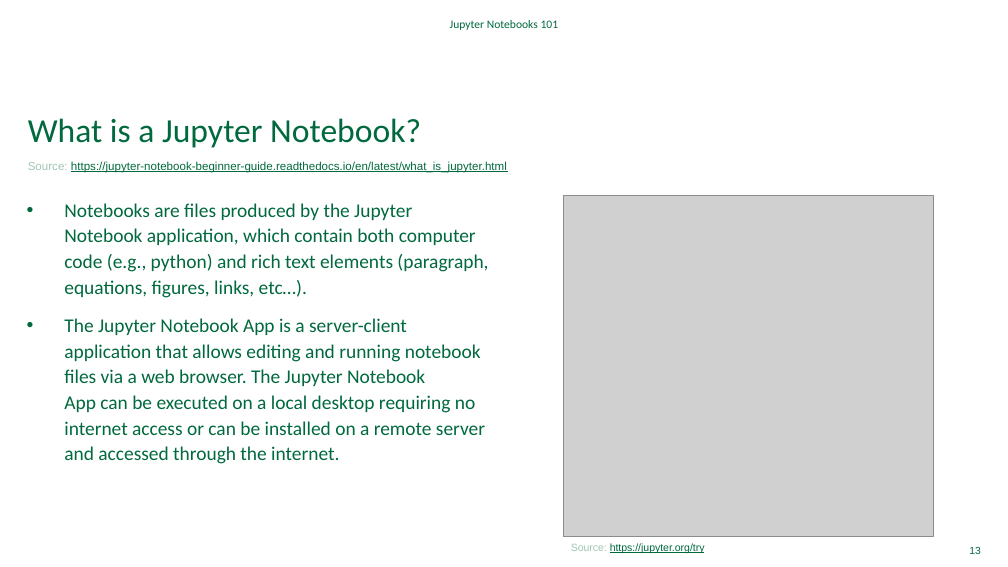
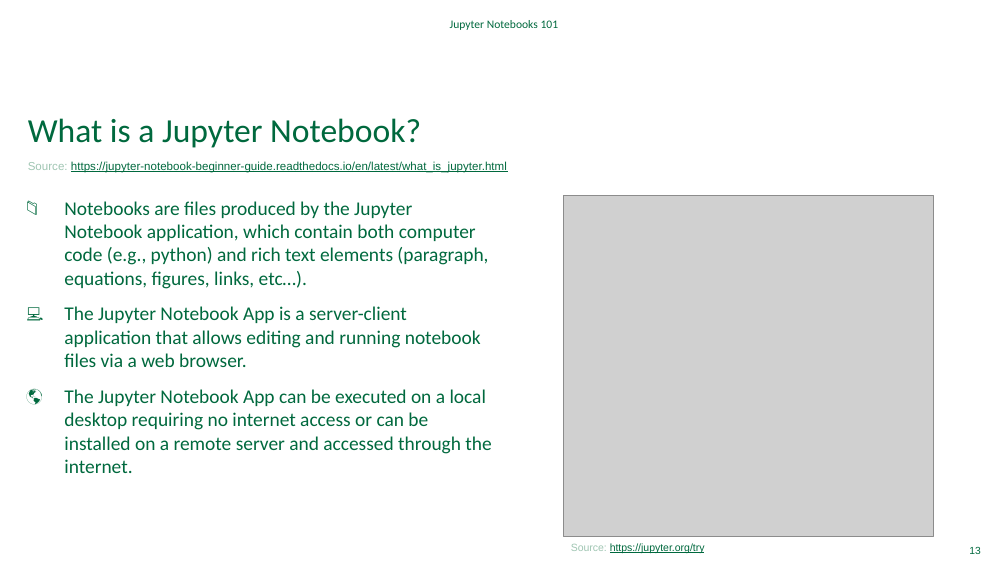
Before and after one commit to Dartmouth-Libraries/jupyter-notebooks-101, a slide deck: slide 13 of ppt/Jupyter-Notebooks-101.pptx. Drawn at 1008x567 pixels with LibreOffice and Linux fonts; fonts in the diff are those of the drawing; grey boxes stand for pictures; background and template pictures are left out. Boxes give left, top, right and bottom in pixels: in the first picture for what was removed or moved away, otherwise in the second. Text is boxed around its words. In the diff, an @@ line names an element or a change of style, - is before the commit and + after.

```diff
--- a/ppt/Jupyter-Notebooks-101.pptx
+++ b/ppt/Jupyter-Notebooks-101.pptx
@@ text at box(64, 201, 488, 289): bullet • to 📁; line spacing 1.1 to 1 @@
@@ text at box(64, 306, 491, 473): text changed @@
-• The Jupyter Notebook App is a server-client application that allows editing and running notebook files via a web browser. The Jupyter Notebook App can be executed on a local desktop requiring no internet access or can be installed on a remote server and accessed through the internet.
+💻 The Jupyter Notebook App is a server-client application that allows editing and running notebook files via a web browser.
+🌎 The Jupyter Notebook App can be executed on a local desktop requiring no internet access or can be installed on a remote server and accessed through the internet.
```
Also in this commit, not shown: 6 other slides changed, 2 slides added, 8 other files.
